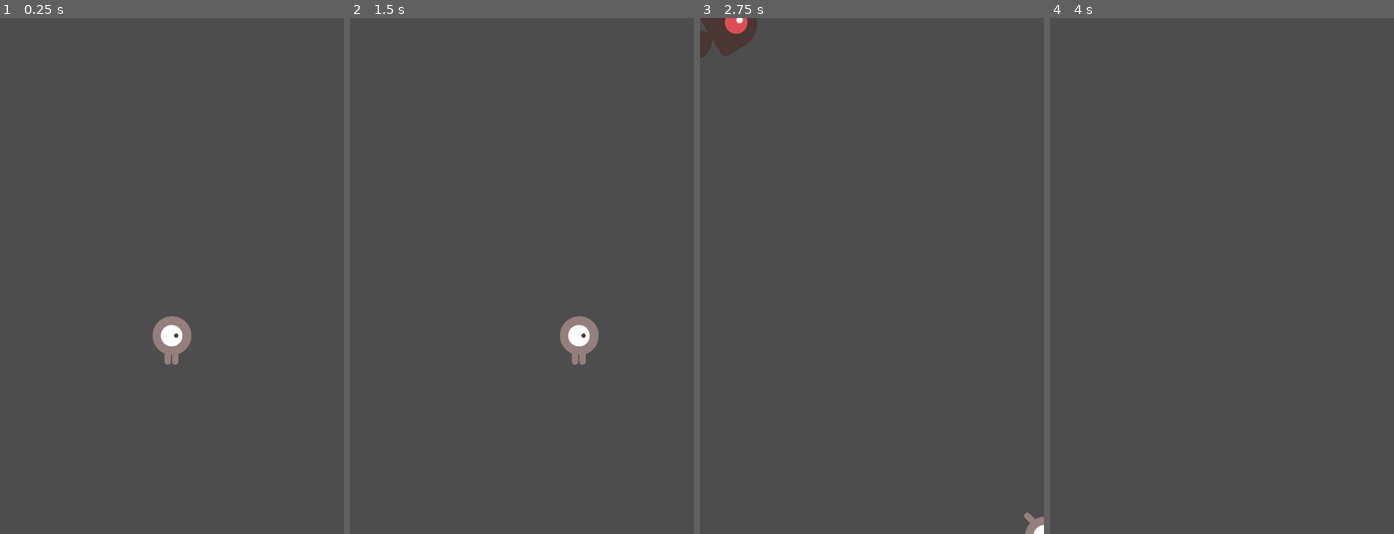
Above: before the commit, frames 1-4 (left to right).
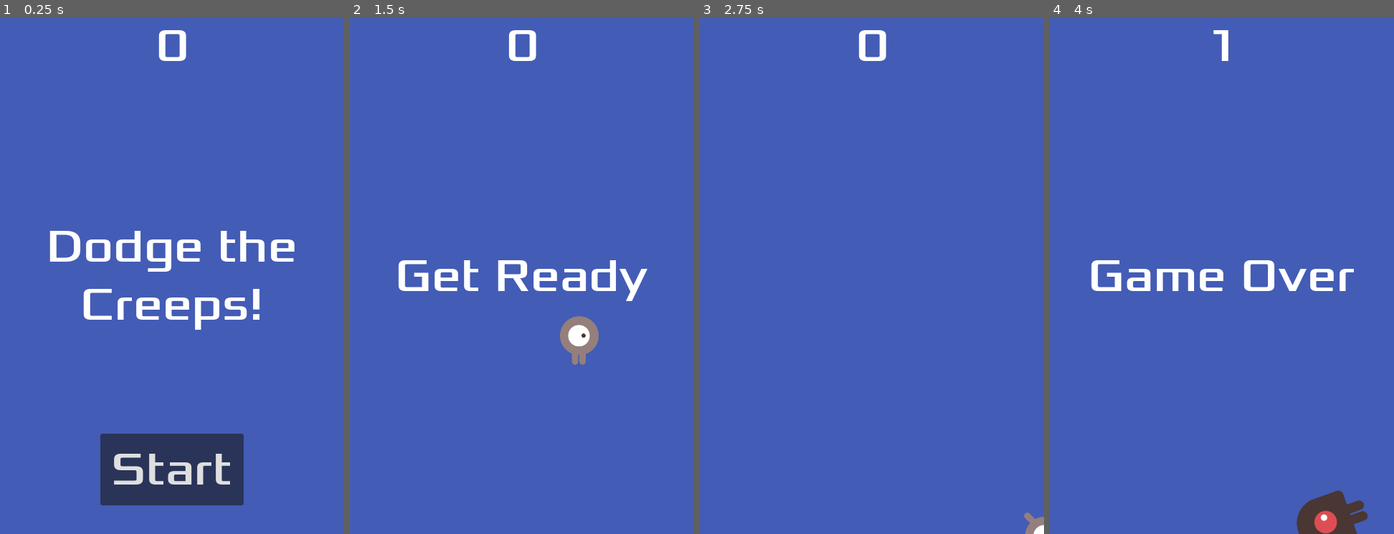
Above: after the commit, the same moments.

Repository: thearrow/godot-tutorial-2d
Game: Godot game, scene res://main.tscn
Same seed, same stepped clock (60 frames per second), same inputs: the game is played once before the commit and once after it.
Inputs (mouse positions are in pixels of both pictures, inside the frame that each line leads up to):
- Up to frame 1 (0.25 s): no input
- Up to frame 2 (1.5 s): click (522, 472) at 0.5 s, where only the run after the commit has a clickable "Start"; tap Enter at 1.25 s; hold D (right) from 1.28 s (still down)
- Up to frame 3 (2.75 s): release D (right) at 2.03 s; hold S (down) from 2.03 s (still down)
- Up to frame 4 (4 s): release S (down) at 2.78 s; hold D (right) 2.78-3.53 s; hold W (up) from 3.53 s (still down)

The runs differ from the first frame. In frame 1, 100% of the frame differs, in the area x 0-100%, y 0-100%; in frame 2, 99%; in frame 3, 100%; in frame 4, 100%.

Commit message:
HUD and main gameplay loop

Diff:
--- /dev/null
+++ b/hud.gd
@@ -0,0 +1,36 @@
+extends CanvasLayer
+
+# notifies `Main` node that the button has been pressed
+signal start_game
+
+func _ready() -> void:
+	pass
+
+func _process(delta: float) -> void:
+	pass
+
+func show_message(text):
+	$Message.text = text
+	$Message.show()
+	$MessageTimer.start()
+
+func show_game_over():
+	show_message("Game Over")
+	# wait until the MessageTimer has counted down
+	await $MessageTimer.timeout
+
+	$Message.text = "Dodge the Creeps!"
+	$Message.show()
+	# make a one-shot timer and wait for it to finish
+	await get_tree().create_timer(1.0).timeout
+	$StartButton.show()
+
+func update_score(score):
+	$ScoreLabel.text = str(score)
+
+func _on_start_button_pressed() -> void:
+	$StartButton.hide()
+	start_game.emit()
+
+func _on_message_timer_timeout() -> void:
+	$Message.hide()
--- /dev/null
+++ b/hud.tscn
@@ -0,0 +1,62 @@
+[gd_scene load_steps=3 format=3 uid="uid://bsnvsqwq56tnp"]
+
+[ext_resource type="Script" uid="uid://braquaig8pwt0" path="res://hud.gd" id="1_64ctp"]
+[ext_resource type="FontFile" uid="uid://kr06fa4yletx" path="res://fonts/Xolonium-Regular.ttf" id="2_8sq4i"]
+
+[node name="HUD" type="CanvasLayer"]
+script = ExtResource("1_64ctp")
+
+[node name="ScoreLabel" type="Label" parent="."]
+anchors_preset = 5
+anchor_left = 0.5
+anchor_right = 0.5
+offset_left = -22.5
+offset_right = 22.5
+offset_bottom = 78.0
+grow_horizontal = 2
+size_flags_horizontal = 4
+theme_override_fonts/font = ExtResource("2_8sq4i")
+theme_override_font_sizes/font_size = 64
+text = "0"
+
+[node name="Message" type="Label" parent="."]
+anchors_preset = 8
+anchor_left = 0.5
+anchor_top = 0.5
+anchor_right = 0.5
+anchor_bottom = 0.5
+offset_left = -240.0
+offset_top = -120.0
+offset_right = 240.0
+offset_bottom = 120.0
+grow_horizontal = 2
+grow_vertical = 2
+theme_override_fonts/font = ExtResource("2_8sq4i")
+theme_override_font_sizes/font_size = 64
+text = "Dodge the Creeps!"
+horizontal_alignment = 1
+vertical_alignment = 1
+autowrap_mode = 2
+
+[node name="StartButton" type="Button" parent="."]
+anchors_preset = 7
+anchor_left = 0.5
+anchor_top = 1.0
+anchor_right = 0.5
+anchor_bottom = 1.0
+offset_left = -100.0
+offset_top = -140.0
+offset_right = 100.0
+offset_bottom = -40.0
+grow_horizontal = 2
+grow_vertical = 0
+theme_override_fonts/font = ExtResource("2_8sq4i")
+theme_override_font_sizes/font_size = 64
+text = "Start"
+
+[node name="MessageTimer" type="Timer" parent="."]
+wait_time = 2.0
+one_shot = true
+
+[connection signal="pressed" from="StartButton" to="." method="_on_start_button_pressed"]
+[connection signal="timeout" from="MessageTimer" to="." method="_on_message_timer_timeout"]
--- a/main.gd
+++ b/main.gd
@@ -5,7 +5,7 @@
 
 # called when the node enters the scene tree for the first time.
 func _ready() -> void:
-	new_game()
+	pass
 
 # called every frame. 'delta' is the elapsed time since the previous frame.
 func _process(delta: float) -> void:
@@ -14,11 +14,16 @@
 func game_over() -> void:
 	$ScoreTimer.stop()
 	$MobTimer.stop()
+	$HUD.show_game_over()
 
 func new_game() -> void:
+	# delete all old mobs from previous game
+	get_tree().call_group("mobs", "queue_free")
 	score = 0
 	$Player.start($StartPosition.position)
 	$StartTimer.start()
+	$HUD.update_score(score)
+	$HUD.show_message("Get Ready")
 
 func _on_mob_timer_timeout() -> void:
 	# create a new instance of the Mob scene
@@ -47,6 +52,7 @@
 
 func _on_score_timer_timeout() -> void:
 	score += 1
+	$HUD.update_score(score)
 
 func _on_start_timer_timeout() -> void:
 	$MobTimer.start()
--- a/main.tscn
+++ b/main.tscn
@@ -1,8 +1,9 @@
-[gd_scene load_steps=5 format=3 uid="uid://byk7ocdamdefo"]
+[gd_scene load_steps=6 format=3 uid="uid://byk7ocdamdefo"]
 
 [ext_resource type="Script" uid="uid://bk0n7o7a02kpr" path="res://main.gd" id="1_h2yge"]
 [ext_resource type="PackedScene" uid="uid://ki1utwmhkfxv" path="res://player.tscn" id="1_ig7tw"]
 [ext_resource type="PackedScene" uid="uid://bxaofyh6l72ea" path="res://mob.tscn" id="2_1bvp3"]
+[ext_resource type="PackedScene" uid="uid://bsnvsqwq56tnp" path="res://hud.tscn" id="4_1bvp3"]
 
 [sub_resource type="Curve2D" id="Curve2D_ig7tw"]
 _data = {
@@ -13,6 +14,14 @@
 [node name="Main" type="Node"]
 script = ExtResource("1_h2yge")
 mob_scene = ExtResource("2_1bvp3")
+
+[node name="ColorRect" type="ColorRect" parent="."]
+anchors_preset = 15
+anchor_right = 1.0
+anchor_bottom = 1.0
+grow_horizontal = 2
+grow_vertical = 2
+color = Color(0.2627, 0.359615, 0.71, 1)
 
 [node name="Player" parent="." instance=ExtResource("1_ig7tw")]
 
@@ -33,7 +42,10 @@
 
 [node name="MobSpawnLocation" type="PathFollow2D" parent="MobPath"]
 
+[node name="HUD" parent="." instance=ExtResource("4_1bvp3")]
+
 [connection signal="hit" from="Player" to="." method="game_over"]
 [connection signal="timeout" from="MobTimer" to="." method="_on_mob_timer_timeout"]
 [connection signal="timeout" from="ScoreTimer" to="." method="_on_score_timer_timeout"]
 [connection signal="timeout" from="StartTimer" to="." method="_on_start_timer_timeout"]
+[connection signal="start_game" from="HUD" to="." method="new_game"]
--- a/mob.tscn
+++ b/mob.tscn
@@ -65,6 +65,6 @@
 rotation = 1.5707964
 shape = SubResource("CapsuleShape2D_jbnni")
 
-[node name="VisibleOnScreenNotifier2D" type="VisibleOnScreenNotifier2D" parent="."]
+[node name="VisibleOnScreenNotifier2D" type="VisibleOnScreenNotifier2D" parent="." groups=["mobs"]]
 
 [connection signal="screen_exited" from="VisibleOnScreenNotifier2D" to="." method="_on_visible_on_screen_notifier_2d_screen_exited"]
Not shown, added: hud.gd.uid
